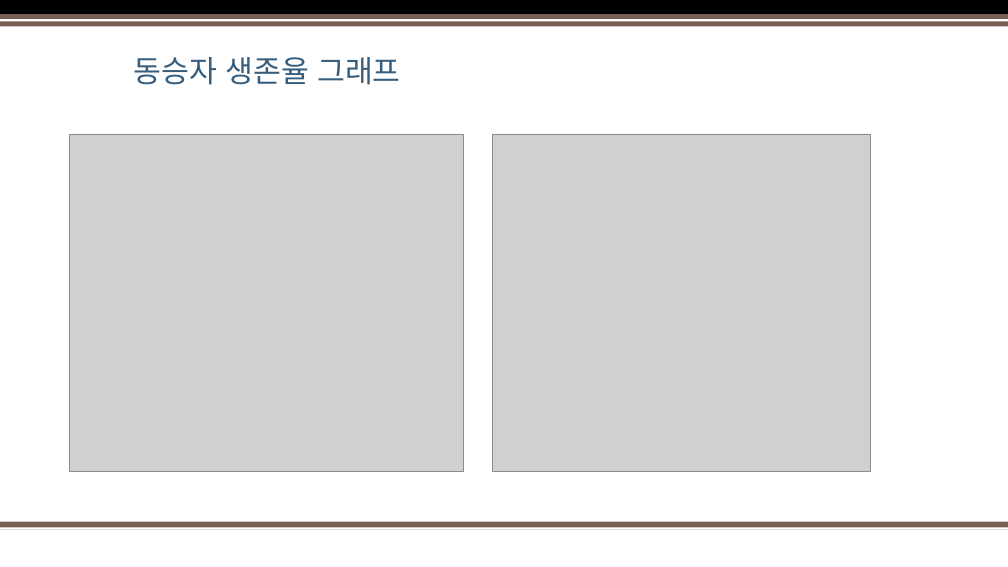
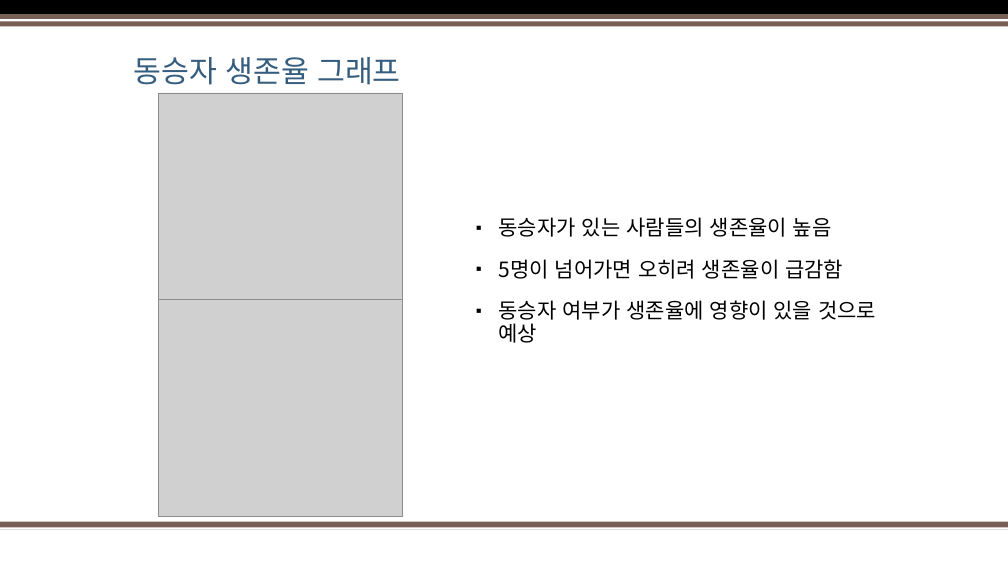
Before and after one commit to Jeong-Seongwon/portfolio, a slide deck: slide 16 of titanic/Portfolio.pptx (slide 13 before the commit). Drawn at 1008x567 pixels with LibreOffice and Linux fonts; fonts in the diff are those of the drawing; grey boxes stand for pictures; background and template pictures are left out. Boxes give left, top, right and bottom in pixels: in the first picture for what was removed or moved away, otherwise in the second. Text is boxed around its words. In the diff, an @@ line names an element or a change of style, - is before the commit and + after.

```diff
--- a/titanic/Portfolio.pptx
+++ b/titanic/Portfolio.pptx
@@ picture: place and size @@
-picture at [70, 134, 464, 471]
+picture at [159, 93, 403, 302]
@@ text added at [498, 217, 876, 343], 20 pt, text #000000 @@
+▪ 동승자가 있는 사람들의 생존율이 높음
+▪ 5명이 넘어가면 오히려 생존율이 급감함
+▪ 동승자 여부가 생존율에 영향이 있을 것으로 예상
@@ picture: place and size @@
-picture at [492, 134, 871, 471]
+picture at [159, 299, 403, 517]
```
Also in this commit, not shown: 3 other slides changed, 3 slides added.
